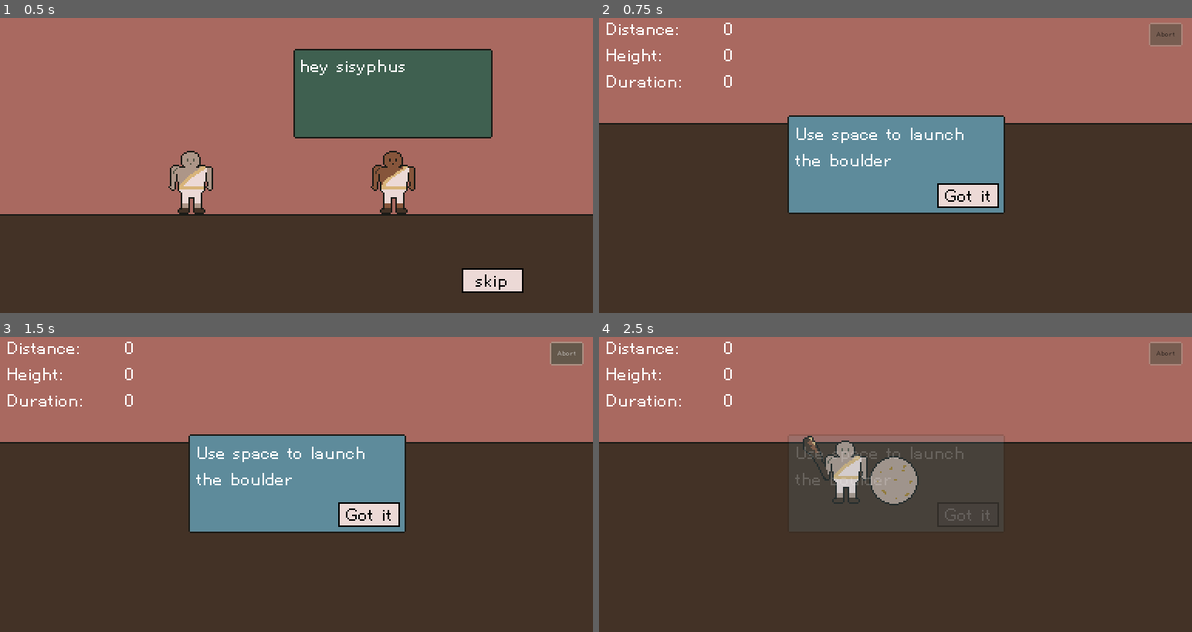
Above: before the commit, frames 1-4 (two rows, left to right).
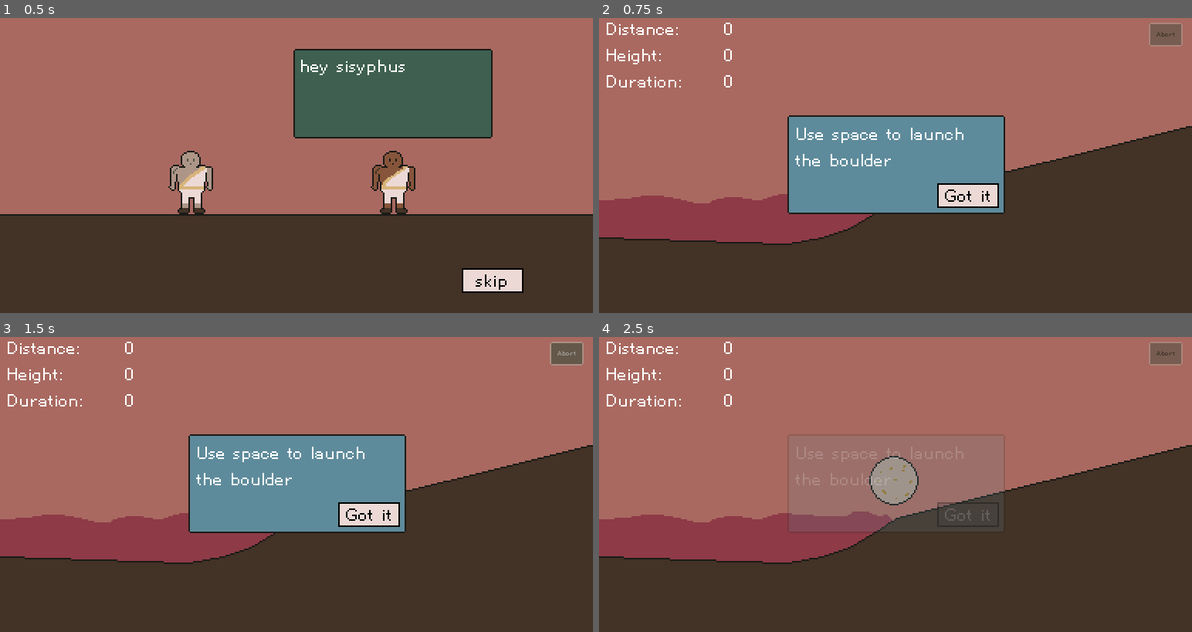
Above: after the commit, the same moments.

Repository: nolenroyalty/sisyphus-needs-a-nap
Game: Godot game, scene res://Intro/Intro.tscn
The game is run twice, just before and just after one commit, with the same random seed, the same clock (stepped at 60 frames per second) and the same inputs.
Inputs:
- Up to frame 1 (0.5 s): no input
- Up to frame 2 (0.75 s): click "skip" at 0.5 s
- Up to frame 3 (1.5 s): click "Abort" at 1.25 s
- Up to frame 4 (2.5 s): click "Got it" at 2 s

Frame 1 is identical in both runs. In frame 2, 17% of the frame differs, in the area x 0-100%, y 35-77%; in frame 3, 17%; in frame 4, 25%, in the area x 0-100%, y 33-77%.

Commit message:
fix a bug aaron found aaron getting stuck on the edge of the lava

Diff:
--- a/Flight/Flight.gd
+++ b/Flight/Flight.gd
@@ -11,7 +11,8 @@
 export var BOUNCE_PENALTY = 0.2
 
 export var BACKWARDS_ROLL_SPEED = 1.0
-export var DEFAULT_STARTING_VELOCITY = Vector2(250, -110)
+# export var DEFAULT_STARTING_VELOCITY = Vector2(250, -110)
+export var DEFAULT_STARTING_VELOCITY = Vector2.ZERO
 export var SUPERBOUNCE_FRAMES = 10
 export var MIN_ROTATION = 1.0
 export var MAX_ROTATION = 10.0
@@ -113,11 +114,14 @@
 	in_cave = false
 
 func handle_entered_lava():
+	if frames_in_lava == 0:
+		print("first frame of entering lava")
+		play_sound(SOUNDS.LAVA)
+	frames_in_lava += 1
 	print("handling entered lava")
 	launch_state = LAUNCH_STATE.IN_LAVA
-	frames_in_lava = 0
 	velocity = Vector2.ZERO
-	play_sound(SOUNDS.LAVA)
+
 
 func freeze_and_display_scores(aborted):
 	launch_state = LAUNCH_STATE.FROZEN
@@ -139,8 +143,11 @@
 	State.launch_day += 1
 
 func handle_abort():
-	if launch_state != LAUNCH_STATE.LAUNCHED: return
-	freeze_and_display_scores(true)
+	match launch_state:
+		LAUNCH_STATE.LAUNCHED, LAUNCH_STATE.IN_LAVA, LAUNCH_STATE.GRIFFIN_DEPLOYED:
+			freeze_and_display_scores(true)
+		LAUNCH_STATE.DISPLAYING_FACTS, LAUNCH_STATE.AWAITING_LAUNCH, LAUNCH_STATE.FROZEN:
+			pass
 
 func handle_fact_display_gone():
 	launch_state = LAUNCH_STATE.AWAITING_LAUNCH
--- a/Flight/Flight.tscn
+++ b/Flight/Flight.tscn
@@ -30,7 +30,7 @@
 [node name="TextDisplay" parent="." instance=ExtResource( 17 )]
 
 [node name="Boulder" parent="." instance=ExtResource( 2 )]
-position = Vector2( -1231, 449 )
+position = Vector2( 6152, -308 )
 
 [node name="Camera2D" type="Camera2D" parent="Boulder"]
 position = Vector2( 1, 2 )
